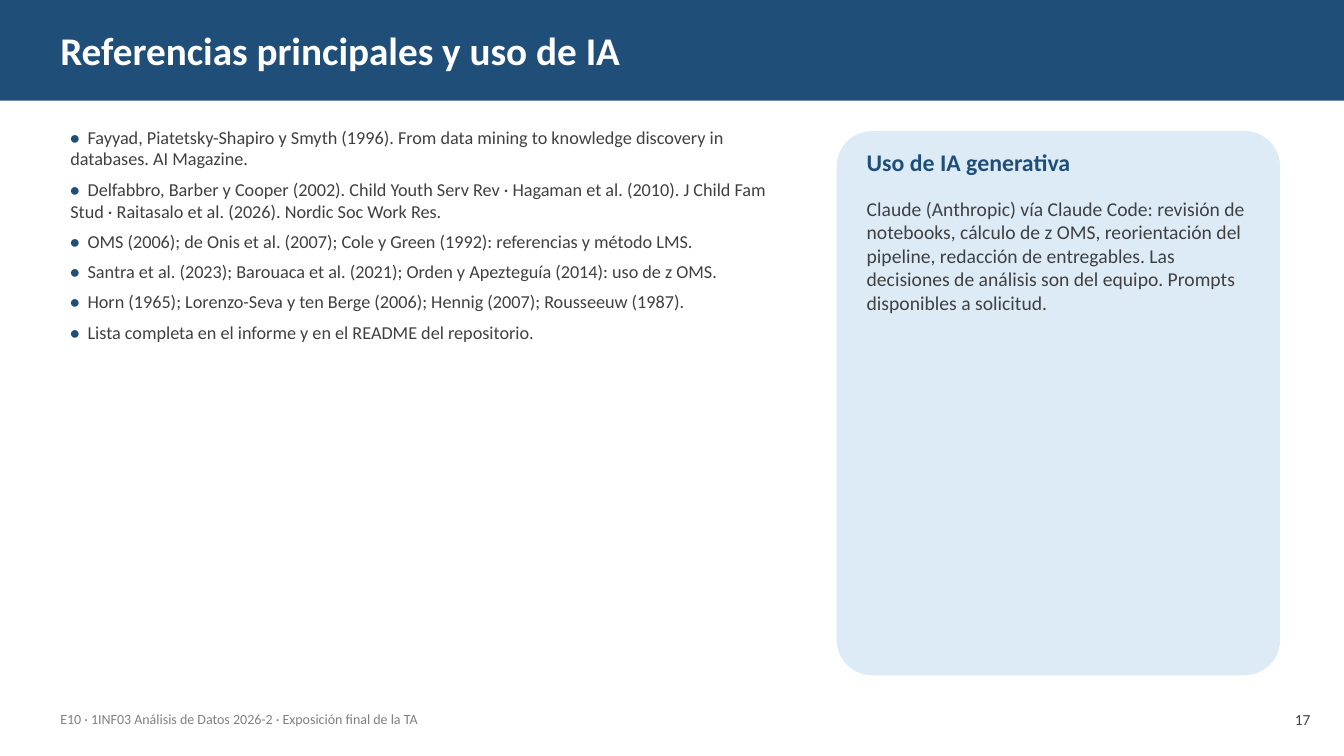
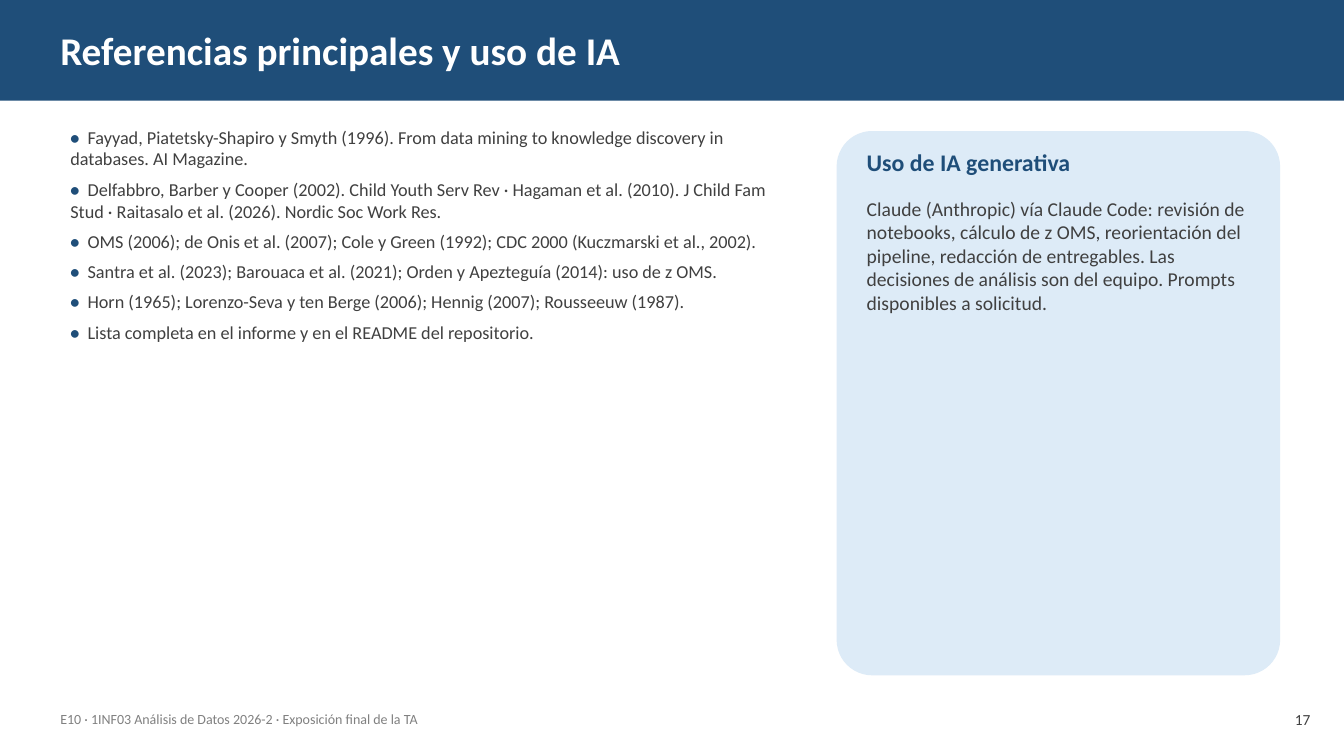
Before and after one commit to AlejandroHancco/TA_Analisis_Datos, a slide deck: slide 17 of entregables/Presentacion_Final_TA_E10.pptx. Drawn at 1344x756 pixels with LibreOffice and Linux fonts; fonts in the diff are those of the drawing. Boxes give left, top, right and bottom in pixels: in the first picture for what was removed or moved away, otherwise in the second. Text is boxed around its words. In the diff, an @@ line names an element or a change of style, - is before the commit and + after.

Commit message:
Sensibilidad a la referencia de crecimiento: OMS 2007 vs CDC 2000 (MINSA/INS)
- src/cdc.py y tablas LMS oficiales del CDC 2000 (cdc_lms/)
- Step4 §7b: comparación de ambas referencias con la clasificación anotada
- Informe: figuras restauradas (se perdían al convertir decimales) y sección de referencia
- Presentación, ficha técnica y README con las prevalencias como rango

```diff
--- a/entregables/Presentacion_Final_TA_E10.pptx
+++ b/entregables/Presentacion_Final_TA_E10.pptx
@@ text at [88, 235, 756, 251]: text changed @@
-• OMS (2006); de Onis et al. (2007); Cole y Green (1992): referencias y método LMS.
+• OMS (2006); de Onis et al. (2007); Cole y Green (1992); CDC 2000 (Kuczmarski et al., 2002).
```
Also in this commit, not shown: 3 other slides changed, 20 other files.
